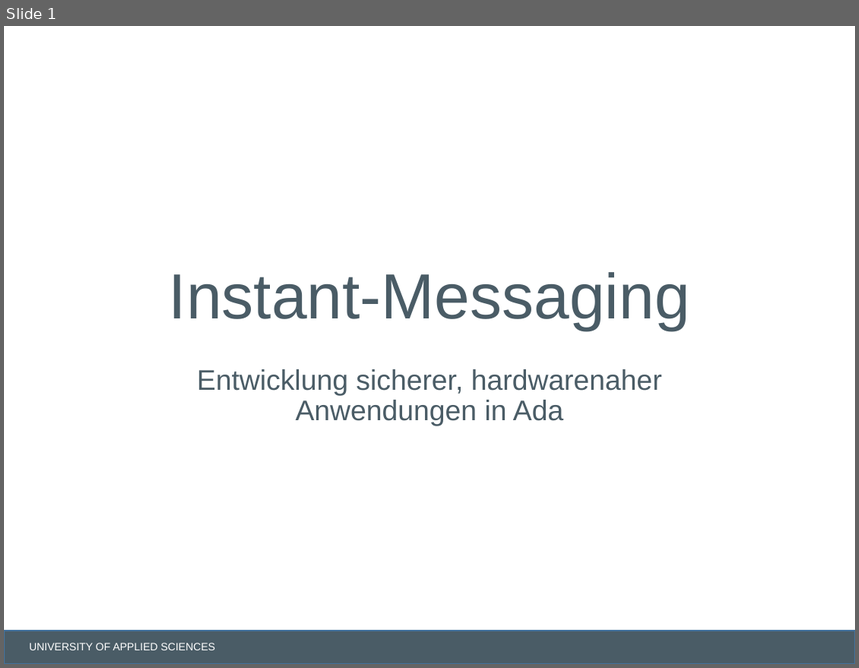
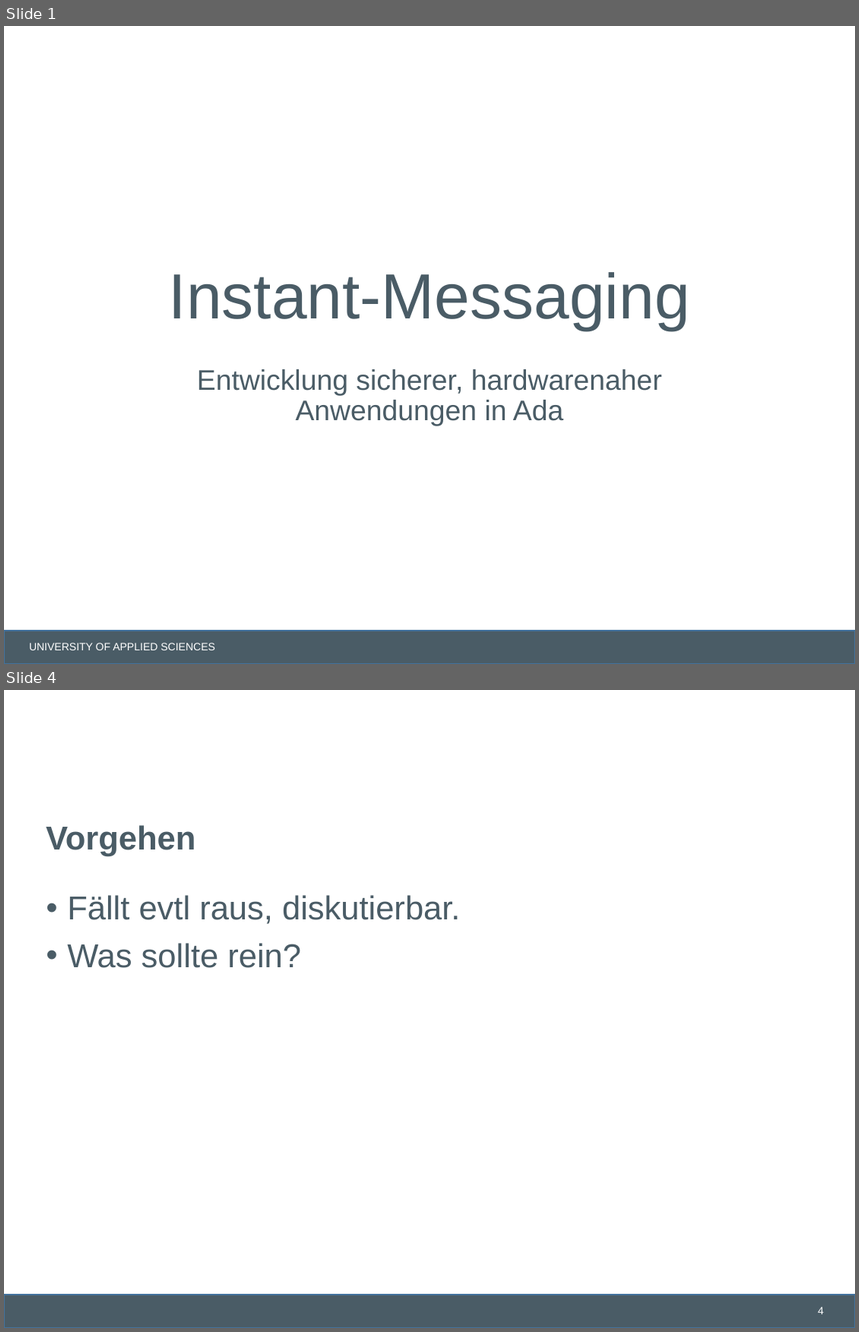
Before and after one commit to lschmischke/ADAChat, a slide deck: documentation/Ada Chat.pptx. Shown one above the other, each under a label of ours: slide 1 before the commit, slides 1 and 4 after it; the slides between them are not shown. The pictures are 859x668 and 859x1332 pixels, drawn with LibreOffice and Linux fonts; fonts in the diff are those of the drawing; background and template pictures are left out. Boxes give left, top, right and bottom in pixels: in the first picture for what was removed or moved away, otherwise in the second. Text is boxed around its words. In the diff, an @@ line names an element or a change of style, - is before the commit and + after.

```diff
--- a/documentation/Ada Chat.pptx
+++ b/documentation/Ada Chat.pptx
@@ slide 4 added at (x1=4, y1=690, x2=855, y2=1328), background #FFFFFF; not listed: 1 template element that a slide beside it also shows @@
@@ title added at (x1=46, y1=825, x2=196, y2=856), 28 pt, text #4A5C66, bold @@
+Vorgehen
@@ text added at (x1=67, y1=895, x2=460, y2=968), 28 pt, text #4A5C66 @@
+• Fällt evtl raus, diskutierbar.
+• Was sollte rein?
@@ page number added at (x1=818, y1=1307, x2=824, y2=1315), 9 pt, text #FFFFFF @@
+4
```
Also in this commit, not shown: 1 slide changed, 8 other slides added, 2 other files.
